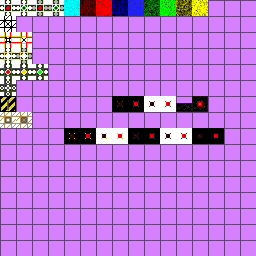
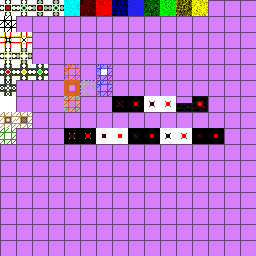
Before/after of a 256 x 256 layered artwork. What changed in the layer stack:
hid group "6*16+0 redstone power converter" (2 layers) over [0, 96, 16, 112]
added layer "8*16+0 insertion" above "Ebene 12" over [0, 128, 16, 144]
added layer "ebcp_terrain" above "Ebene 6" over [64, 64, 112, 112]
painted on "Ebene 6" over [0, 128, 16, 144]
